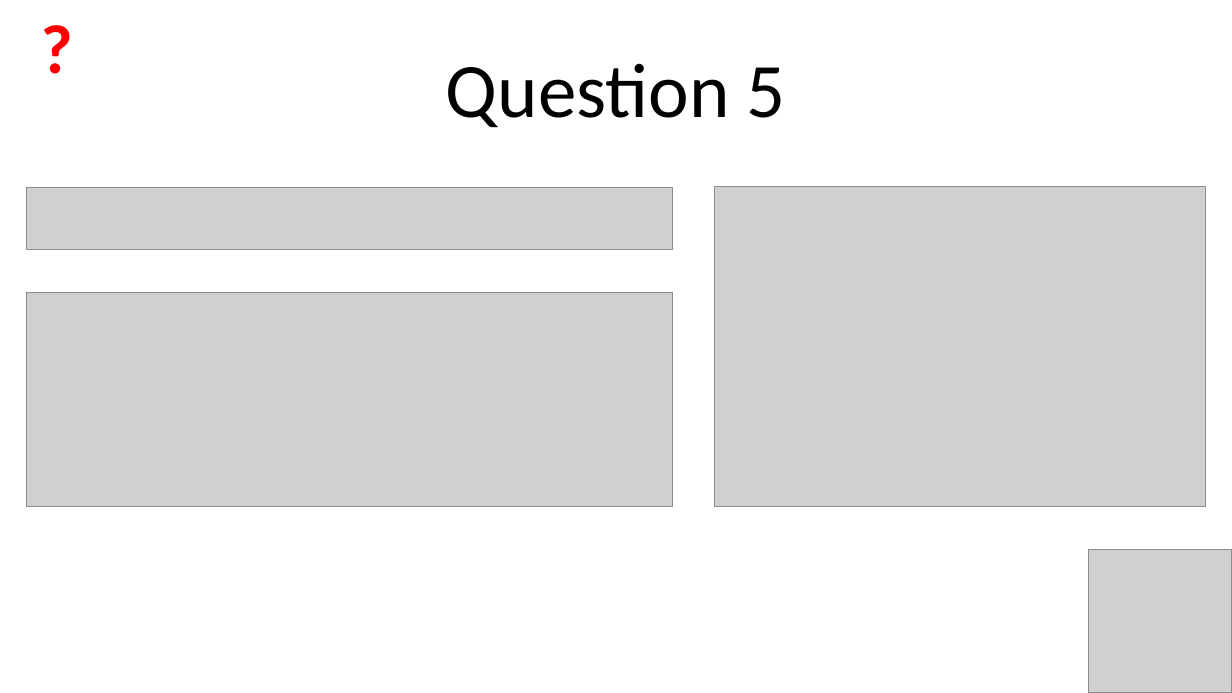
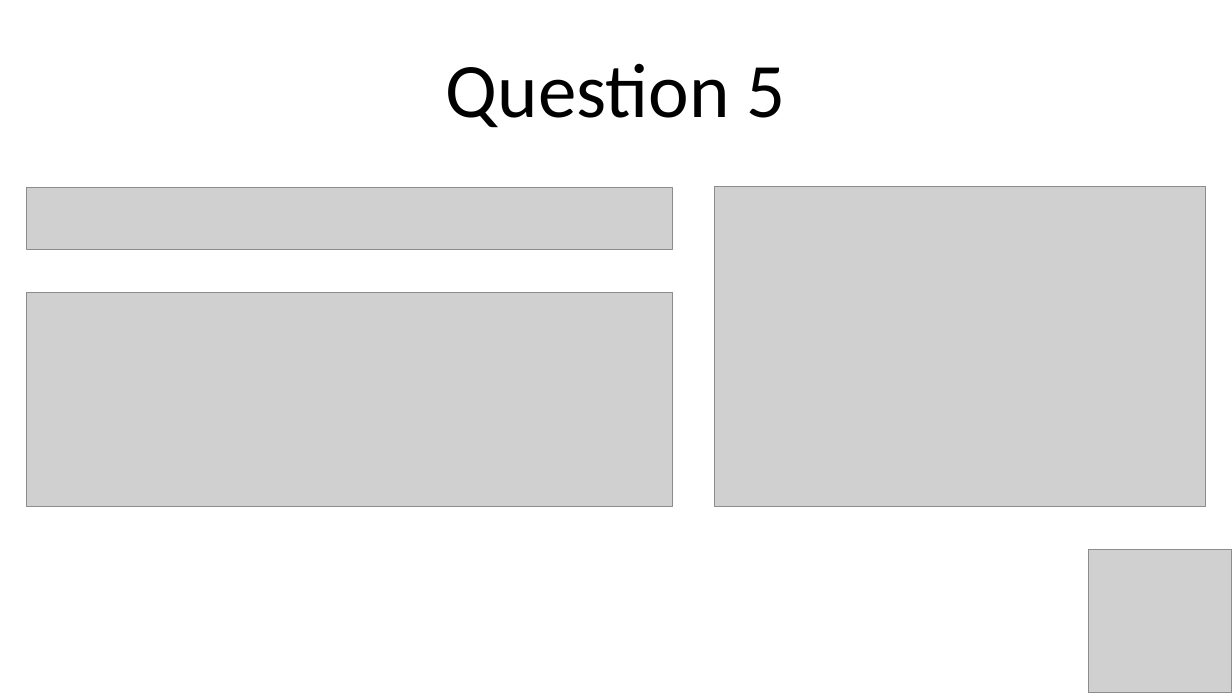
Before and after one commit to Julien-paulet/Projet_7_, a slide deck: slide 19 of Présentation.pptx. Drawn at 1232x693 pixels with LibreOffice and Linux fonts; fonts in the diff are those of the drawing; grey boxes stand for pictures. Boxes give left, top, right and bottom in pixels: in the first picture for what was removed or moved away, otherwise in the second. Text is boxed around its words. In the diff, an @@ line names an element or a change of style, - is before the commit and + after.

```diff
--- a/Présentation.pptx
+++ b/Présentation.pptx
@@ text removed at (31, 0, 82, 93) @@
-?
```
Also in this commit, not shown: 11 other slides changed, 3 other files.
